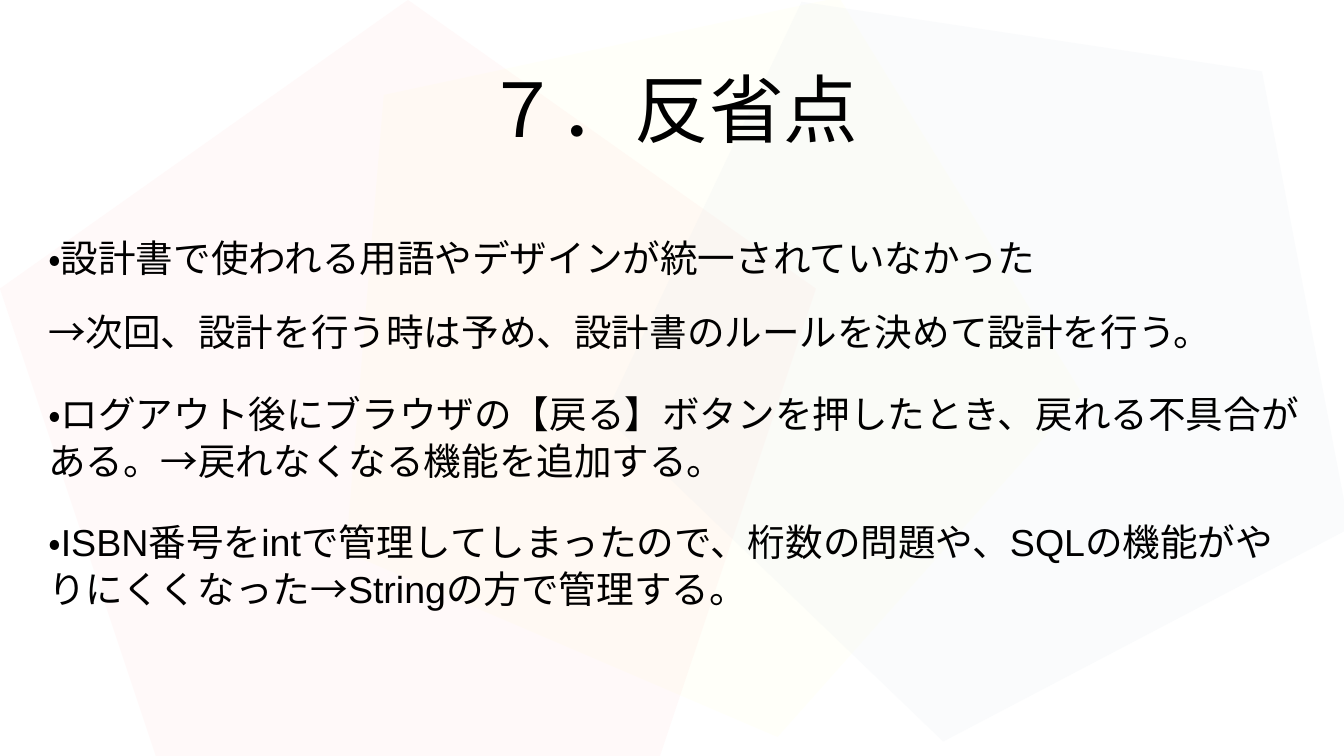
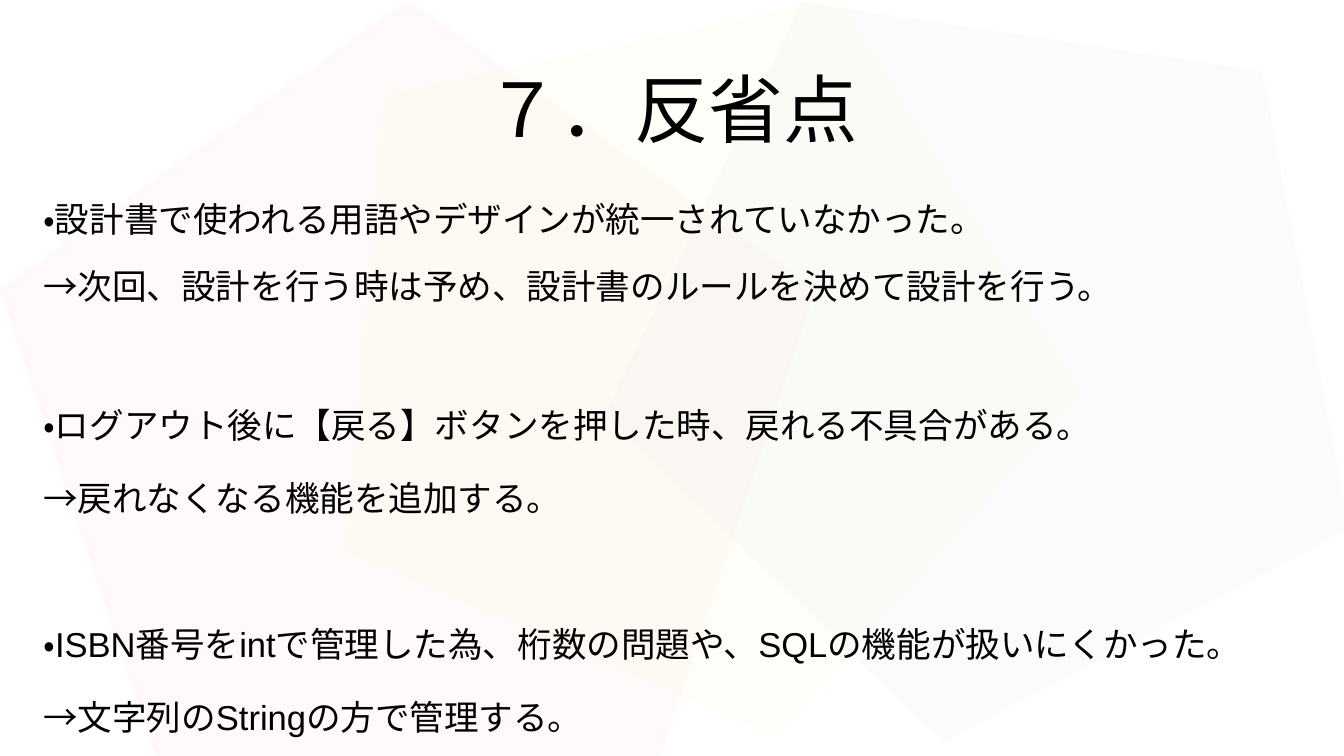
Before and after one commit to 2022java42-student009/ProjectJava, a slide deck: slide 13 of タスク/豊住班プレゼン資料.odp. Drawn at 1344x756 pixels with LibreOffice and Linux fonts; fonts in the diff are those of the drawing. Boxes give left, top, right and bottom in pixels: in the first picture for what was removed or moved away, otherwise in the second. Text is boxed around its words. In the diff, an @@ line names an element or a change of style, - is before the commit and + after.

```diff
--- a/タスク/豊住班プレゼン資料.odp
+++ b/タスク/豊住班プレゼン資料.odp
@@ text at (x1=43, y1=202, x2=985, y2=235): text changed; size 22.2 to 20.4 pt @@
-・設計書で使われる用語やデザインが統一されていなかった
+・設計書で使われる用語やデザインが統一されていなかった。
@@ text "・設計書で使われる用語やデザインが統一されていなかった。" moved from (x1=48, y1=240, x2=1299, y2=611) to (x1=43, y1=202, x2=1241, y2=737) @@
@@ text at (x1=43, y1=270, x2=1112, y2=302): size 22.2 to 20.4 pt in "→次回、設計を行う時は予め、設計書のルールを決めて設計を行う。"; line spacing 0.9 to 0.8 @@
@@ text at (x1=43, y1=408, x2=1241, y2=737): text changed; size 22.2 to 20.4 pt @@
-・ログアウト後にブラウザの【戻る】ボタンを押したとき、戻れる不具合がある。→戻れなくなる機能を追加する。
-・ISBN番号をintで管理してしまったので、桁数の問題や、SQLの機能がやりにくくなった→Stringの方で管理する。
+・ログアウト後に【戻る】ボタンを押した時、戻れる不具合がある。
+→戻れなくなる機能を追加する。
+・ISBN番号をintで管理した為、桁数の問題や、SQLの機能が扱いにくかった。
+→文字列のStringの方で管理する。
```
Also in this commit, not shown: 7 other slides changed.
